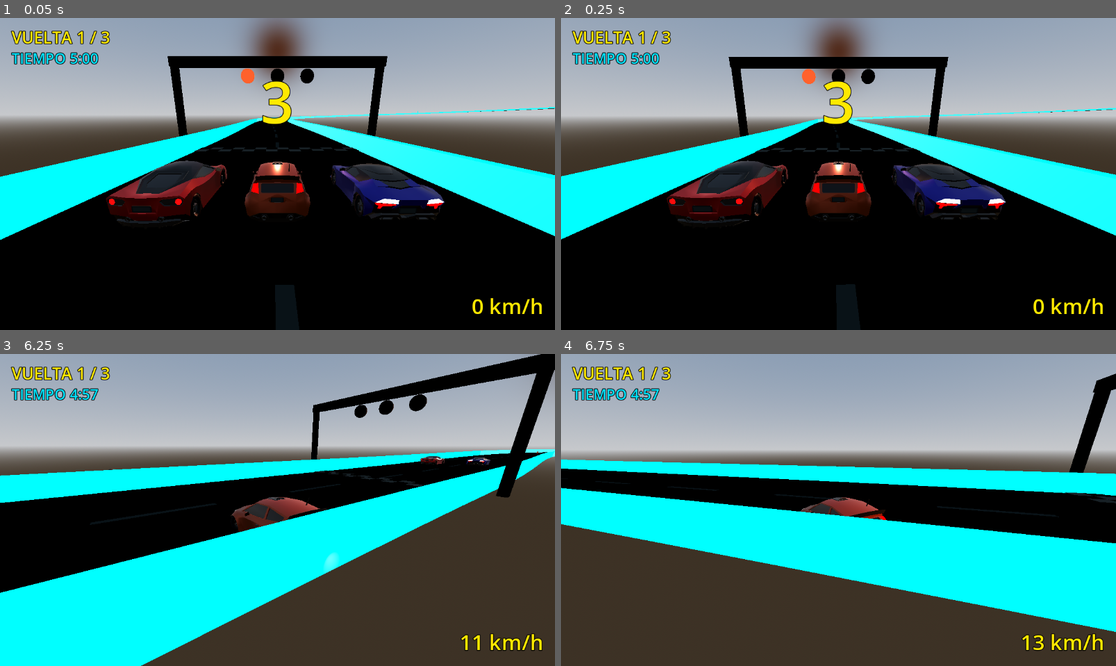
Above: before the commit, frames 1-4 (two rows, left to right).
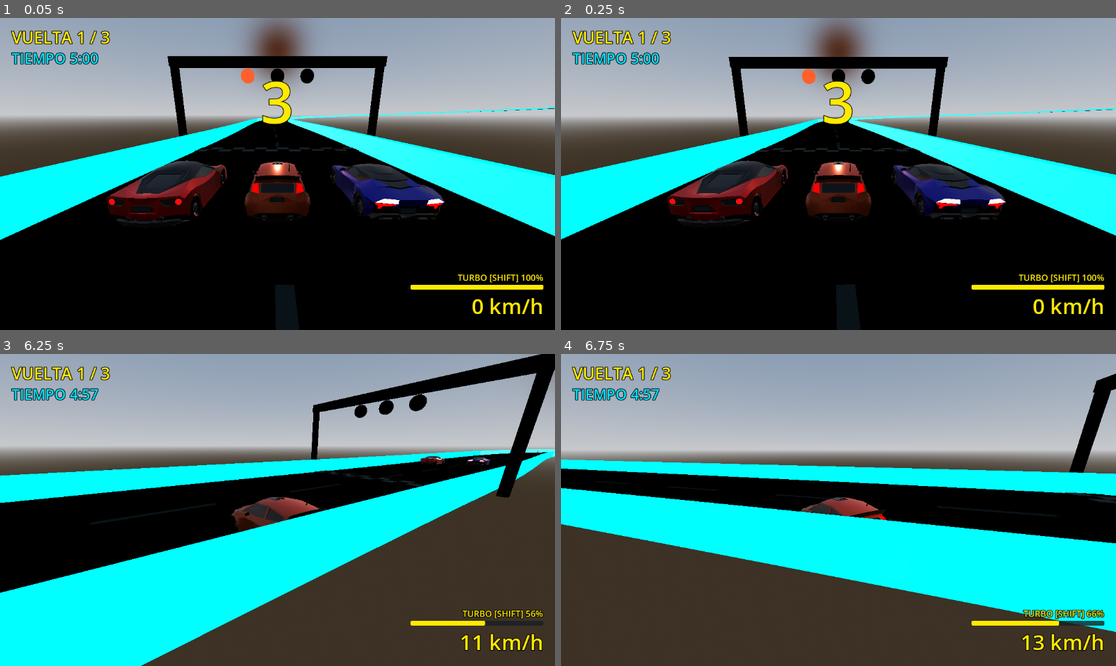
Above: after the commit, the same moments.

Repository: SamuelAlzateEducate/CustomVeloz
Game: Godot game, scene res://zona_c.tscn
Same seed, same stepped clock (60 frames per second), same inputs: the game is played once before the commit and once after it. Sound files missing from this copy of the repository are replaced by a short silence.
Inputs (mouse positions are in pixels of both pictures, inside the frame that each line leads up to):
- Up to frame 1 (0.05 s): no input
- Up to frame 2 (0.25 s): no input
- Up to frame 3 (6.25 s): move the mouse to (399, 494) at 0.52 s; hold D (move_right) 0.53-1.28 s; hold Shift (correr) 0.53-1.28 s; click (399, 494) at 0.67 s; tap Enter at 1.25 s; move the mouse to (166, 525) at 1.27 s; hold S (move_down) 1.28-2.03 s; tap Shift (correr) at 1.35, 2.3, 3.05, 4.35, 6.05 s; move the mouse to (333, 441) at 2.02 s; hold D (move_right) 2.03-2.78 s; hold Space (derrapar) 2.03-2.78 s; move the mouse to (249, 572) at 2.77 s; hold W (move_up) 2.78-3.53 s; tap F at 2.85 s; click (249, 572) at 2.92 s; move the mouse to (444, 556) at 3.52 s; hold Shift (correr) 3.53-4.28 s; hold A (move_left) 3.53-5.03 s; tap T at 3.6 s; move the mouse to (111, 463) at 4.27 s; move the mouse to (305, 510) at 5.02 s; hold S (move_down) 5.03-5.78 s; hold Shift (correr) 5.03-5.78 s; click (305, 510) at 5.17 s; move the mouse to (194, 432) at 5.77 s; hold D (move_right) from 5.78 s (still down); tap Space (derrapar) at 5.85 s
- Up to frame 4 (6.75 s): move the mouse to (960, 494) at 6.52 s; release D (move_right) at 6.53 s; hold W (move_up) from 6.53 s (still down); hold F from 6.53 s (still down)

The runs differ from the first frame. In frame 1, 0.6% of the frame differs, in the area x 73-98%, y 30-88%; in frame 2, 0.6%; in frame 3, 0.8%, in the area x 58-98%, y 63-88%; in frame 4, 0.7%.

Commit message:
prueba8_turbo-zona_c

Diff:
--- a/hud_carrera.gd
+++ b/hud_carrera.gd
@@ -9,6 +9,8 @@
 var l_tiempo: Label
 var l_vel: Label
 var l_cuenta: Label
+var l_nitro: Label
+var pb_nitro: ProgressBar
 
 func _etiqueta(tam: int, color: Color) -> Label:
 	var l := Label.new()
@@ -34,6 +36,41 @@
 	l_vel.offset_right = -24
 	l_vel.offset_bottom = -20
 	l_vel.horizontal_alignment = HORIZONTAL_ALIGNMENT_RIGHT
+
+	l_nitro = _etiqueta(18, C_UI)
+	l_nitro.set_anchors_and_offsets_preset(Control.PRESET_BOTTOM_RIGHT)
+	l_nitro.grow_horizontal = Control.GROW_DIRECTION_BEGIN
+	l_nitro.grow_vertical = Control.GROW_DIRECTION_BEGIN
+	l_nitro.offset_left = -300
+	l_nitro.offset_top = -120
+	l_nitro.offset_right = -24
+	l_nitro.offset_bottom = -96
+	l_nitro.horizontal_alignment = HORIZONTAL_ALIGNMENT_RIGHT
+	l_nitro.text = "TURBO [SHIFT]"
+
+	pb_nitro = ProgressBar.new()
+	pb_nitro.set_anchors_and_offsets_preset(Control.PRESET_BOTTOM_RIGHT)
+	pb_nitro.grow_horizontal = Control.GROW_DIRECTION_BEGIN
+	pb_nitro.grow_vertical = Control.GROW_DIRECTION_BEGIN
+	pb_nitro.offset_left = -300
+	pb_nitro.offset_top = -94
+	pb_nitro.offset_right = -24
+	pb_nitro.offset_bottom = -84
+	pb_nitro.show_percentage = false
+	pb_nitro.max_value = 100.0
+	pb_nitro.value = 100.0
+
+	var sb_fill := StyleBoxFlat.new()
+	sb_fill.bg_color = C_UI
+	sb_fill.set_corner_radius_all(3)
+	pb_nitro.add_theme_stylebox_override("fill", sb_fill)
+
+	var sb_bg := StyleBoxFlat.new()
+	sb_bg.bg_color = Color(0.1, 0.12, 0.14, 0.8)
+	sb_bg.set_corner_radius_all(3)
+	pb_nitro.add_theme_stylebox_override("background", sb_bg)
+	add_child(pb_nitro)
+
 	l_cuenta = _etiqueta(120, C_UI)
 	l_cuenta.set_anchors_and_offsets_preset(Control.PRESET_CENTER_TOP)
 	l_cuenta.offset_left = -200
@@ -53,6 +90,22 @@
 	if jugador:
 		var kmh := Vector2(jugador.velocity.x, jugador.velocity.z).length() * 3.6
 		l_vel.text = "%d km/h" % int(round(kmh))
+		if jugador.has_node("Nitro"):
+			var n = jugador.get_node("Nitro")
+			pb_nitro.value = n.carga * 100.0
+			var sb := pb_nitro.get_theme_stylebox("fill") as StyleBoxFlat
+			if n.activo:
+				l_nitro.text = "¡TURBO ACTIVO!"
+				l_nitro.add_theme_color_override("font_color", Color("#FF5722"))
+				if sb: sb.bg_color = Color("#FF5722")
+			elif n.bloqueado:
+				l_nitro.text = "TURBO AGOTADO (RECARGANDO)"
+				l_nitro.add_theme_color_override("font_color", Color("#90A4AE"))
+				if sb: sb.bg_color = Color("#546E7A")
+			else:
+				l_nitro.text = "TURBO [SHIFT] %d%%" % int(round(n.carga * 100.0))
+				l_nitro.add_theme_color_override("font_color", C_UI)
+				if sb: sb.bg_color = C_UI
 	if pista:
 		l_cuenta.text = pista.texto_cuenta
 		l_cuenta.add_theme_color_override("font_color", C_UI if pista.en_cuenta else Color("#76FF03"))
--- a/nitro.gd
+++ b/nitro.gd
@@ -1,17 +1,17 @@
 class_name Nitro
 extends Node
 
-# Decisión de diseño del nitro (vacío de los Talleres 4 y 7):
+# Sistema de Nitro / Turbo de CustomVeloz:
 #  - velocidad: 120 km/h (33.33 m/s) en vez de 90 km/h (25 m/s) -> +30 km/h (+33 %).
 #    Esa cifra vive en personaje.gd (speed_correr); aquí no se repite.
-#  - duración: 2 s con la carga llena
-#  - recarga: de 0 a 1 tarda 6 s
-#  - luz: SpotLight3D amarillo (#FFEA00) detrás del carro
+#  - duración: 2.5 s con la carga llena
+#  - recarga: de 0 a 1 tarda 5 s
+#  - luz: SpotLight3D rojo fuego (#FF2600) que ilumina potentemente el asfalto detrás del carro
 @export var luz: SpotLight3D
-@export var duracion := 2.0 # s para gastar la carga completa
-@export var recarga := 6.0 # s para recuperar la carga completa
-@export var carga_minima := 0.25 # tras vaciarse, no se puede usar hasta recuperar esto
-@export var energia_luz := 6.0
+@export var duracion := 2.5 # s para gastar la carga completa
+@export var recarga := 5.0 # s para recuperar la carga completa
+@export var carga_minima := 0.20 # tras vaciarse, no se puede usar hasta recuperar esto
+@export var energia_luz := 8.0
 @export var k_luz := 10.0
 
 var carga := 1.0 # 0 a 1 (la barra de nitro de la UI)
@@ -22,9 +22,12 @@
 
 func _ready() -> void:
 	if luz:
-		# apunta hacia atrás (+Z local, hacia la cámara) y un poco hacia el piso
+		# apunta hacia atrás (+Z local, hacia la cámara) e ilumina el suelo
 		luz.rotation_degrees = Vector3(-20.0, 180.0, 0.0)
-		luz.light_energy = 0.0
+		# NO forzar light_energy a 0: sistema_eventos.gd controla el brillo base
+		# con la progresión cyan→rojo al acelerar (W). Solo ajustamos rango/angulo.
+		luz.spot_range = 16.0
+		luz.spot_angle = 50.0
 
 func _physics_process(delta: float) -> void:
 	activo = Input.is_action_pressed("correr") and carga > 0.0 and not bloqueado
@@ -36,9 +39,19 @@
 		carga = minf(1.0, carga + delta / recarga)
 		if bloqueado and carga >= carga_minima:
 			bloqueado = false
+
 	# personaje.gd solo usa speed_correr mientras haya nitro
 	pj.nitro_ok = carga > 0.0 and not bloqueado
+
+	# La luz base (cyan→rojo progresivo al acelerar) la controla sistema_eventos.gd.
+	# Aquí solo sumamos el extra de energía cuando Shift está presionado.
 	if luz:
-		var objetivo := energia_luz if activo else 0.0
 		var alpha := 1.0 - exp(-k_luz * delta)
-		luz.light_energy = luz.light_energy + (objetivo - luz.light_energy) * alpha
+		if activo:
+			# Al presionar Shift: color rojo intenso y energía máxima del turbo
+			luz.light_color = Color(1.0, 0.15, 0.02)
+			luz.light_energy = lerpf(luz.light_energy, energia_luz, alpha)
+
+func recargar_nitro(cantidad: float = 1.0) -> void:
+	carga = minf(1.0, carga + cantidad)
+	bloqueado = false
--- a/personaje.tscn
+++ b/personaje.tscn
@@ -25,8 +25,8 @@
 transform = Transform3D(1, 0, 0, 0, 1, 0, 0, 0, 1, 0, 0.45, 1.95)
 light_color = Color(1, 0.91764706, 0, 1)
 light_energy = 0.0
-spot_range = 8.0
-spot_angle = 35.0
+spot_range = 14.0
+spot_angle = 45.0
 
 [node name="Nitro" type="Node" parent="." unique_id=1942017731 node_paths=PackedStringArray("luz")]
 script = ExtResource("3_nitro")
--- a/pista.gd
+++ b/pista.gd
@@ -10,6 +10,7 @@
 const C_ASFALTO := Color("#263238")
 const C_BORDE := Color("#00E5FF")
 const C_VERDE := Color("#76FF03")
+const C_AMARILLO := Color("#FFEA00")
 const C_DANO := Color("#FF5722")
 const C_LINEA := Color("#90A4AE")
 const PASOS_DENSOS := 40
@@ -37,6 +38,9 @@
 @export var esferas_s := PackedFloat32Array([220.0, 580.0, 950.0, 1400.0])
 @export var esferas_lado := PackedFloat32Array([-3.0, 3.0, -2.5, 2.5])
 @export var mejora_kmh := 15.0
+# Posicion de las esferas amarillas de recarga de turbo y boost
+@export var esferas_nitro_s := PackedFloat32Array([400.0, 780.0, 1180.0, 1600.0])
+@export var esferas_nitro_lado := PackedFloat32Array([2.5, -2.5, 3.0, -2.0])
 
 var centro: Array[Vector3] = []
 var derecha: Array[Vector3] = []
@@ -272,6 +276,7 @@
 	_semaforo()
 	_checkpoints_y_meta()
 	_esferas_verdes()
+	_esferas_amarillas()
 	_conos()
 	_luces_neon()
 	_preparar_carrera()
@@ -365,7 +370,42 @@
 	a.set_deferred("monitoring", false)
 	if body.has_method("aplicar_mejora"):
 		body.aplicar_mejora(mejora_kmh)
+	var eventos = get_tree().get_first_node_in_group("eventos")
+	if eventos and eventos.has_method("_on_evento"):
+		eventos._on_evento(a.global_position)
 	print("[pista] esfera verde: +", mejora_kmh, " km/h de velocidad maxima")
+
+func _esferas_amarillas() -> void:
+	for k in esferas_nitro_s.size():
+		var s := s_meta + esferas_nitro_s[k]
+		var pos := pos_en(s) + der_en(s) * esferas_nitro_lado[k] + Vector3(0, 1.2, 0)
+		var a := _area(self, pos, 0.0, Vector3(2.4, 2.4, 2.4))
+		a.name = "EsferaTurbo%d" % (k + 1)
+		var mi := MeshInstance3D.new()
+		var sm := SphereMesh.new()
+		sm.radius = 0.5
+		sm.height = 1.0
+		sm.radial_segments = 8
+		sm.rings = 4
+		sm.material = _material_brillo(C_AMARILLO, 2.5)
+		mi.mesh = sm
+		a.add_child(mi)
+		_esferas.append(a)
+		a.body_entered.connect(_on_esfera_nitro.bind(a))
+
+func _on_esfera_nitro(body: Node3D, a: Area3D) -> void:
+	if not body.is_in_group("jugador") or not a.visible:
+		return
+	a.visible = false
+	a.set_deferred("monitoring", false)
+	var n = body.get_node_or_null("Nitro")
+	if n and n.has_method("recargar_nitro"):
+		n.recargar_nitro(1.0)
+	body.velocity += -body.global_transform.basis.z * 5.5
+	var eventos = get_tree().get_first_node_in_group("eventos")
+	if eventos and eventos.has_method("_on_evento"):
+		eventos._on_evento(a.global_position)
+	print("[pista] esfera amarilla: TURBO 100% recargado + impulso")
 
 func _conos() -> void:
 	# Tramo de conos sencillos despues de la meta (Beat 4 del Taller 5)
--- a/sistema_eventos.gd
+++ b/sistema_eventos.gd
@@ -12,6 +12,7 @@
 var variable := 0.0 # De 0 a 1: estado del nitro o prueba con teclas
 
 func _ready() -> void:
+	add_to_group("eventos")
 	for d in get_tree().get_nodes_in_group("disparadores"):
 		d.evento.connect(_on_evento)
 	if luz_evento != null:
@@ -23,19 +24,30 @@
 		luz_evento.light_energy = decaer(luz_evento.light_energy, 0.0, k_destello, delta)
 
 	# 2. Manejo de la luz del nitro usando las acciones del Input Map (W / S / Flechas)
-	var luz_nitro = get_node_or_null("../Personaje/LuzNitro")
+	var luz_nitro: SpotLight3D = get_node_or_null("../Personaje/LuzNitro")
+	if luz_nitro == null:
+		var pj = get_tree().get_first_node_in_group("jugador")
+		if pj:
+			luz_nitro = pj.get_node_or_null("LuzNitro")
+
 	if luz_nitro != null:
 		if Input.is_action_pressed("move_up"):
-			variable = minf(1.0, variable + delta * 0.5)
+			variable = minf(1.0, variable + delta * 0.6)
 		elif Input.is_action_pressed("move_down"):
-			variable = maxf(0.0, variable - delta * 0.5)
+			variable = maxf(0.0, variable - delta * 0.8)
+		else:
+			variable = maxf(0.0, variable - delta * 0.25)
 
-		# Interpolación de color según la variable
-		luz_nitro.light_color = color_bajo.lerp(color_alto, clampf(variable, 0.0, 1.0))
+		# Si el turbo (Shift) está activo, nitro.gd controla el color y la energía.
+		# Solo actualizamos la variable pero no tocamos la luz.
+		var turbo_activo := Input.is_action_pressed("correr")
+		if not turbo_activo:
+			# Interpolación de color según la variable (azul neón → rojo fuego)
+			luz_nitro.light_color = color_bajo.lerp(color_alto, clampf(variable, 0.0, 1.0))
 
-		# Energía deseada y persecución suave usando la función decaer
-		var energia_deseada := 1.0 + 3.0 * variable
-		luz_nitro.light_energy = decaer(luz_nitro.light_energy, energia_deseada, k_variable, delta)
+			# Energía deseada y persecución suave usando la función decaer
+			var energia_deseada := 1.5 + 4.5 * variable
+			luz_nitro.light_energy = decaer(luz_nitro.light_energy, energia_deseada, k_variable, delta)
 
 func _on_evento(posicion: Vector3) -> void:
 	if luz_evento != null:
--- a/zona_c.tscn
+++ b/zona_c.tscn
@@ -11,6 +11,7 @@
 [ext_resource type="Script" uid="uid://dow4i1f44tiaa" path="res://respawn.gd" id="12_respawn"]
 [ext_resource type="Script" path="res://pista.gd" id="13_pista"]
 [ext_resource type="Script" path="res://hud_carrera.gd" id="14_hud"]
+[ext_resource type="Script" uid="uid://bij8s5rffr3ib" path="res://sistema_eventos.gd" id="15_eventos"]
 
 [sub_resource type="BoxShape3D" id="KillZoneShape"]
 size = Vector3(1500, 4, 1500)
@@ -109,3 +110,13 @@
 
 [node name="HUD" type="CanvasLayer" parent="."]
 script = ExtResource("14_hud")
+
+[node name="LuzEvento" type="OmniLight3D" parent="."]
+light_color = Color(0.4627451, 1, 0.011764706, 1)
+light_energy = 0.0
+omni_range = 6.0
+omni_attenuation = 2.0
+
+[node name="SistemaEventos" type="Node3D" parent="." node_paths=PackedStringArray("luz_evento")]
+script = ExtResource("15_eventos")
+luz_evento = NodePath("../LuzEvento")
